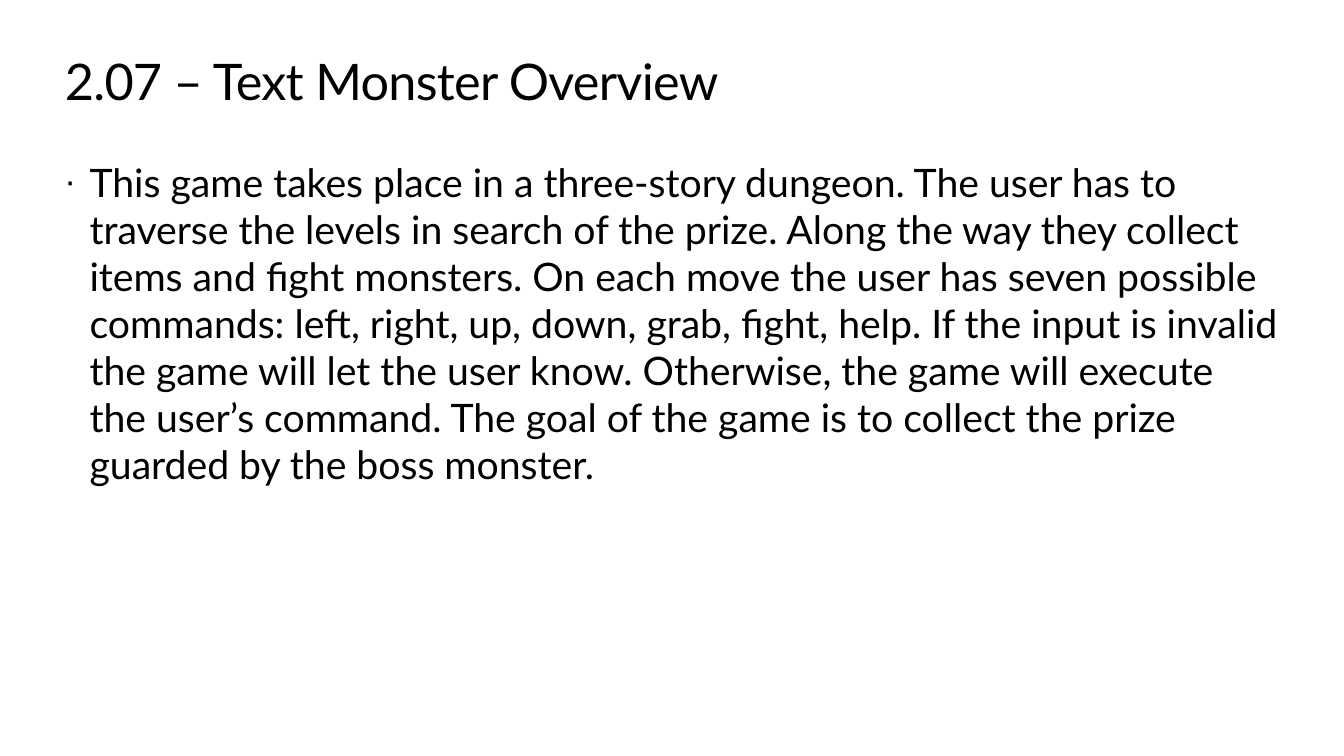
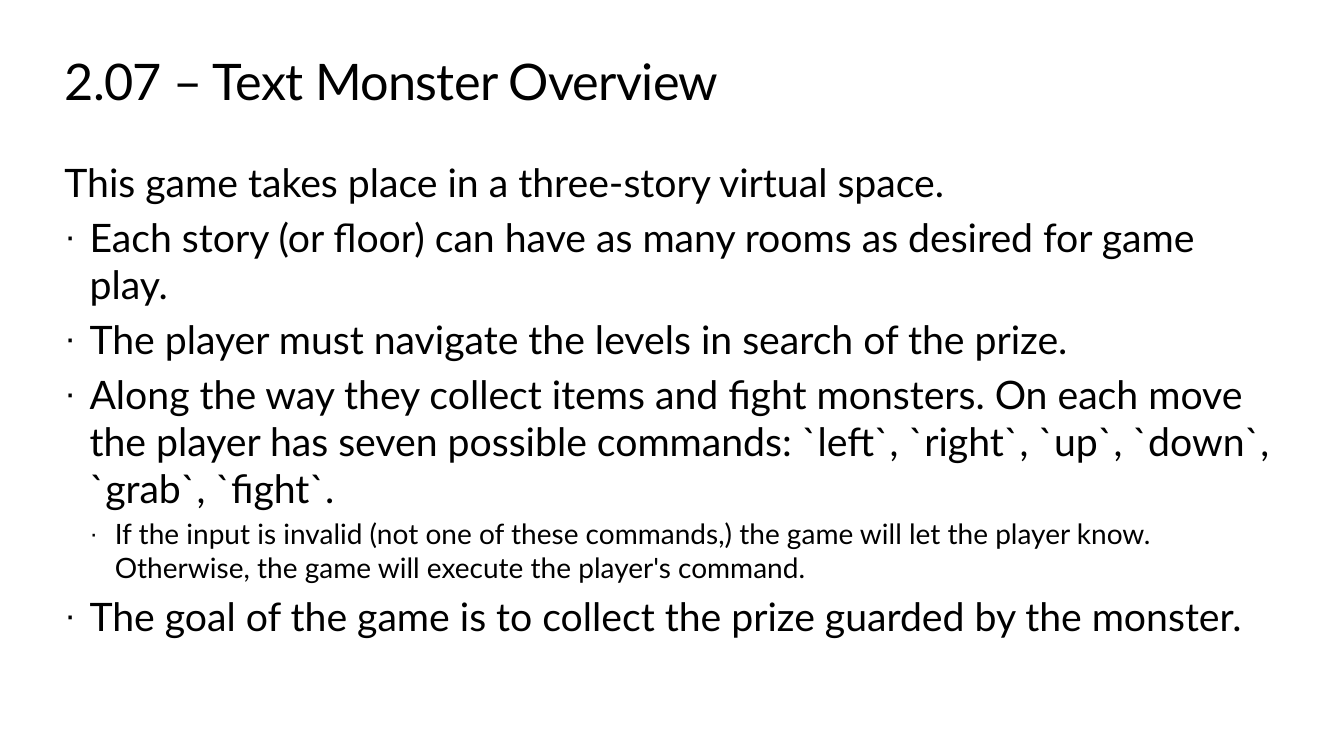
Before and after one commit to TEALSK12/2nd-semester-introduction-to-computer-science, a slide deck: slide 3 of units/2_unit/slidedecks/Intro Python 2.07 TEALS.pptx. Drawn at 1344x756 pixels with LibreOffice and Linux fonts; fonts in the diff are those of the drawing; background and template pictures are left out. Boxes give left, top, right and bottom in pixels: in the first picture for what was removed or moved away, otherwise in the second. Text is boxed around its words. In the diff, an @@ line names an element or a change of style, - is before the commit and + after.

```diff
--- a/units/2_unit/slidedecks/Intro Python 2.07 TEALS.pptx
+++ b/units/2_unit/slidedecks/Intro Python 2.07 TEALS.pptx
@@ text at bbox=[64, 168, 1270, 638]: text changed @@
-· This game takes place in a three-story dungeon. The user has to traverse the levels in search of the prize. Along the way they collect items and fight monsters. On each move the user has seven possible commands: left, right, up, down, grab, fight, help. If the input is invalid the game will let the user know. Otherwise, the game will execute the user’s command. The goal of the game is to collect the prize guarded by the boss monster.
+This game takes place in a three-story virtual space.
+· Each story (or floor) can have as many rooms as desired for game play.
+· The player must navigate the levels in search of the prize.
+· Along the way they collect items and fight monsters. On each move the player has seven possible commands: `left`, `right`, `up`, `down`, `grab`, `fight`.
+  · If the input is invalid (not one of these commands,) the game will let the player know. Otherwise, the game will execute the player's command.
+· The goal of the game is to collect the prize guarded by the monster.
```
Also in this commit, not shown: 6 other slides changed, 1 slide added, 1 slide removed.
